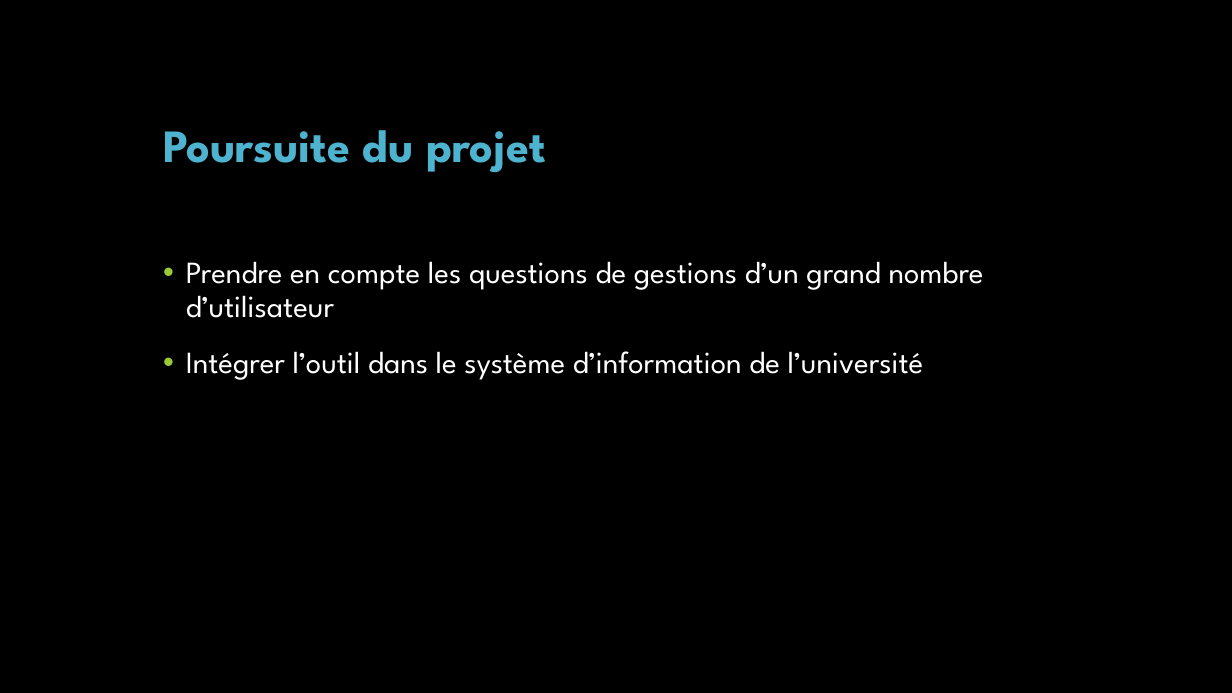
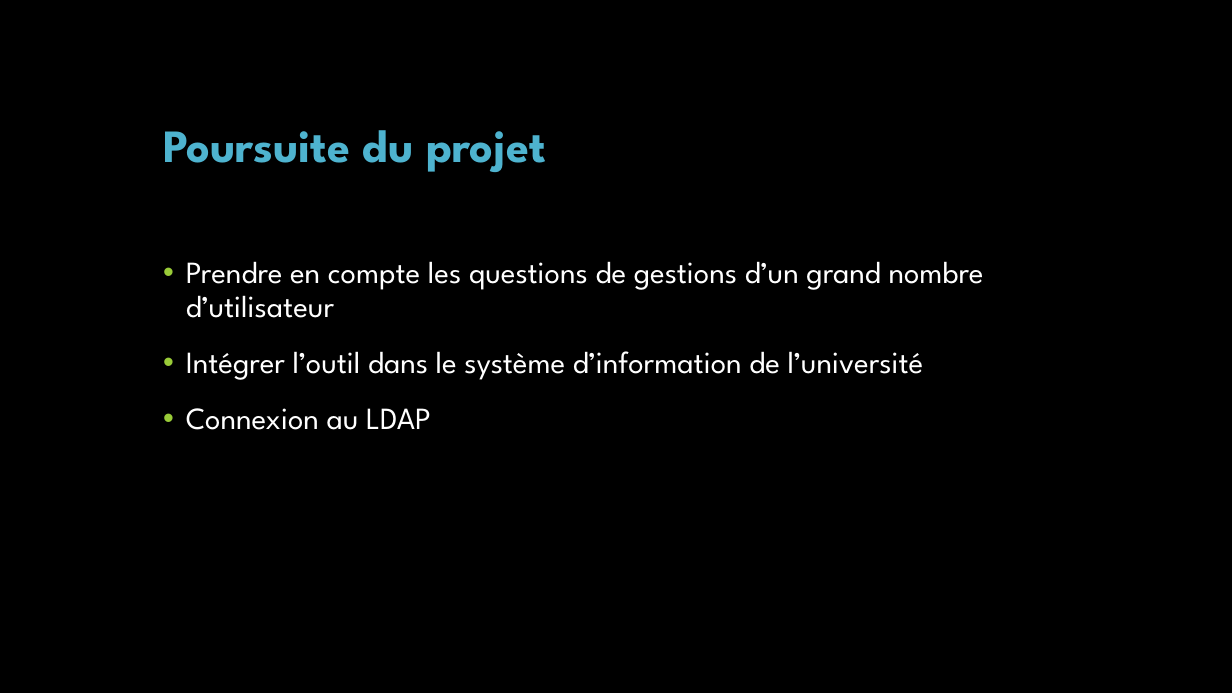
Before and after one commit to florianIBISC/Mattermost, a slide deck: slide 17 of Présentation de Mattermost.pptx (slide 16 before the commit). Drawn at 1232x693 pixels with LibreOffice and Linux fonts; fonts in the diff are those of the drawing; background and template pictures are left out. Boxes give left, top, right and bottom in pixels: in the first picture for what was removed or moved away, otherwise in the second. Text is boxed around its words. In the diff, an @@ line names an element or a change of style, - is before the commit and + after.

```diff
--- a/Présentation de Mattermost.pptx
+++ b/Présentation de Mattermost.pptx
@@ text at (x1=186, y1=408, x2=431, y2=430): paragraph added @@
+• Connexion au LDAP
```
Also in this commit, not shown: 1 other slide changed, 1 slide added.
